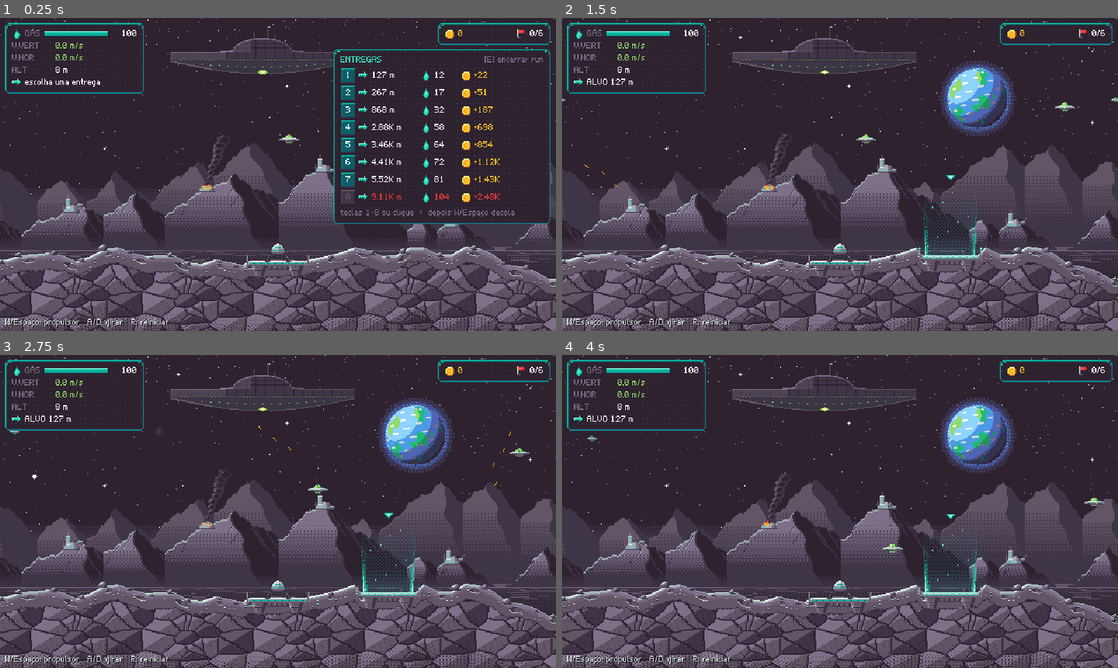
Above: before the commit, frames 1-4 (two rows, left to right).
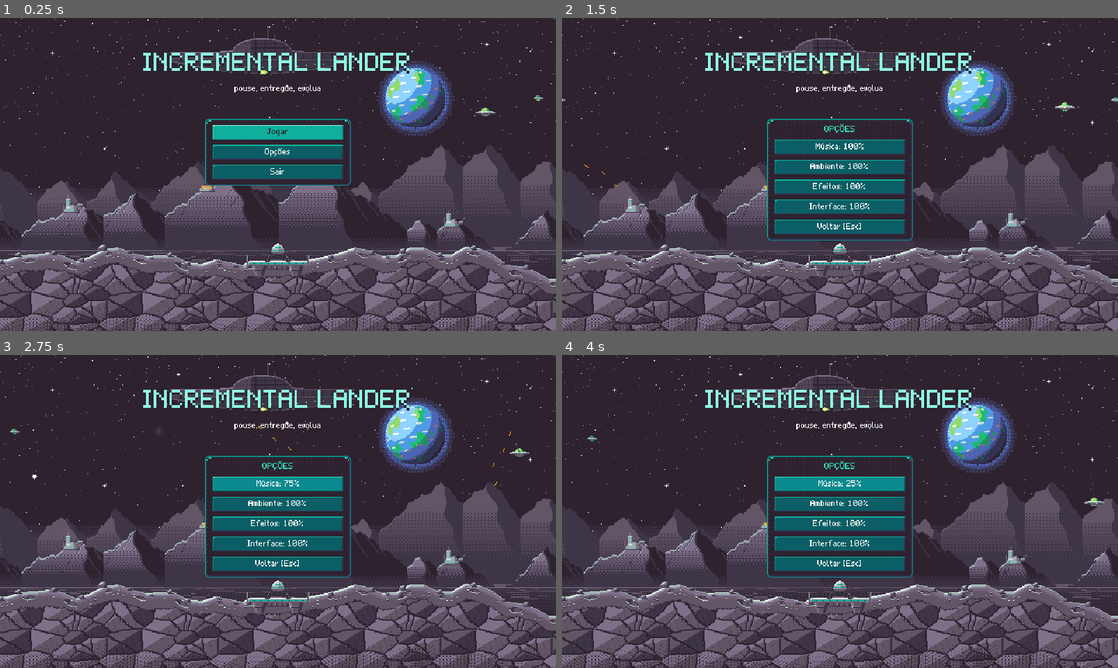
Above: after the commit, the same moments.

Repository: valdersonjr/incremental-lander
Game: Godot game, scene res://game/main.tscn
The game is run twice, just before and just after one commit, with the same random seed, the same clock (stepped at 60 frames per second) and the same inputs.
Inputs (mouse positions are in pixels of both pictures, inside the frame that each line leads up to):
- Up to frame 1 (0.25 s): no input
- Up to frame 2 (1.5 s): click (840, 152) at 0.5 s, where only the run after the commit has a clickable "Opções"; click (912, 74) at 1.25 s, where only the run before the commit has a clickable "1"
- Up to frame 3 (2.75 s): click (278, 483) at 2 s, where only the run after the commit has a clickable "Música: 100%"
- Up to frame 4 (4 s): click (840, 483) at 2.75 s, where only the run after the commit has a clickable "Música: 75%"; click (840, 483) at 3.5 s, where only the run after the commit has a clickable "Música: 50%"

The runs differ from the first frame. In frame 1, 14% of the frame differs, in the area x 0-99%, y 1-99%; in frame 2, 10%; in frame 3, 10%; in frame 4, 10%.

Commit message:
Menu inicial: título sobre a cena do mundo, Continuar/Novo jogo/Opções/Sair; voltar ao menu pelo hangar
Co-Authored-By: Claude Opus 5.5 <noreply@anthropic.com>
Claude-Session: https://claude.ai/code/session_01JhKCi9Us7j2H5LJGQ5fDNT

Diff:
--- a/game/hangar/hangar.gd
+++ b/game/hangar/hangar.gd
@@ -5,6 +5,8 @@
 extends PanelContainer
 
 signal launch_requested
+## Voltar ao menu inicial (opcoes).
+signal title_requested
 
 enum Tab { SHIP, WORLDS, PRESTIGE, OPTIONS }
 
@@ -444,6 +446,16 @@
 			refresh())
 		row.add_child(b)
 		_rows.add_child(row)
+	var menu_row := _table_row("options", "Voltar ao menu inicial (o progresso fica salvo)")
+	var mb := Button.new()
+	mb.custom_minimum_size = Vector2(COL_ACTION, 15)
+	mb.text = "Menu inicial"
+	mb.pressed.connect(func() -> void:
+		Sound.ui("click")
+		SaveManager.request_save()
+		title_requested.emit())
+	menu_row.add_child(mb)
+	_rows.add_child(menu_row)
 	var gap := Control.new()
 	gap.custom_minimum_size = Vector2(0, 10)
 	_rows.add_child(gap)
--- a/game/main.gd
+++ b/game/main.gd
@@ -9,6 +9,7 @@
 const SUMMARY_SCENE := preload("res://game/run/run_summary.tscn")
 const HANGAR_SCENE := preload("res://game/hangar/hangar.tscn")
 const ENDING_SCENE := preload("res://game/ending/ending.tscn")
+const TITLE_SCENE := preload("res://game/title/title_screen.tscn")
 
 var _args: Dictionary = {}
 var _demo := false
@@ -20,6 +21,7 @@
 var _summary: RunSummary = null
 var _hangar: Hangar = null
 var _ending: Ending = null
+var _title: TitleScreen = null
 var _run_start_ms := 0
 
 @onready var _world: Node2D = %World
@@ -42,19 +44,64 @@
 	_ending.visible = false
 	_ending.closed.connect(func() -> void: _hangar.open())
 	Events.goal_reached.connect(_on_goal_reached)
-	_start_run()
+	_hangar.title_requested.connect(_show_title)
+	_title = TITLE_SCENE.instantiate()
+	_gui.add_child(_title)
+	_title.visible = false
+	_title.play_requested.connect(_on_title_play)
+	_title.new_game_requested.connect(func() -> void:
+		SaveManager.new_game()
+		_start_run())
+	_title.quit_requested.connect(func() -> void:
+		SaveManager.save_game()
+		get_tree().quit())
+	# verificacao (demo/dev/--no_title) vai direto ao voo; o jogo normal abre no menu inicial
+	if _demo or _args.has("no_title") or _args.keys().any(func(k: String) -> bool: return k.begins_with("dev_") or k == "planet"):
+		_start_run()
+	else:
+		_show_title()
 
 
 func _unhandled_input(event: InputEvent) -> void:
-	if event.is_action_pressed(&"restart") and not _hangar.visible:
+	if event.is_action_pressed(&"restart") and not _hangar.visible and not _title.visible:
 		_start_run()
 
 
-func _start_run() -> void:
-	_hangar.visible = false
+## Menu inicial por cima da cena do mundo atual (nave parada na plataforma de partida, sem entrega).
+func _show_title() -> void:
+	_hangar.visible = false
+	_ending.visible = false
+	_clear_run()
+	_flight = FLIGHT_SCENE.instantiate()
+	_world.add_child(_flight)
+	_flight.start(GameState.current_planet, _run_seed, GameState.ship_stats(), false)
+	_gui.move_child(_title, -1)
+	_title.open()
+
+
+## Continuar: com progresso vai ao hangar (gastar o que ganhou); sem progresso, decola o primeiro run.
+func _on_title_play() -> void:
+	_title.visible = false
+	if TitleScreen.has_progress():
+		_hangar.open()
+	else:
+		_start_run()
+
+
+func _clear_run() -> void:
 	for n: Node in [_flight, _hud, _offers, _summary]:
 		if n != null:
 			n.queue_free()
+	_flight = null
+	_hud = null
+	_offers = null
+	_summary = null
+
+
+func _start_run() -> void:
+	_hangar.visible = false
+	_title.visible = false
+	_clear_run()
 	var stats := GameState.ship_stats()
 	_run = RunState.create(GameState.current_planet, stats, _run_seed)
 	_flight = FLIGHT_SCENE.instantiate()
@@ -68,6 +115,7 @@
 	_summary.visible = false
 	_gui.move_child(_hangar, -1)  # hangar sempre por cima
 	_gui.move_child(_ending, -1)
+	_gui.move_child(_title, -1)
 	var ui := UiKit.theme_for(GameState.current_planet)        # cor da interface acompanha o mundo
 	for c: Control in [_hud, _offers, _summary, _ending]:
 		c.theme = ui
--- /dev/null
+++ b/game/title/title_screen.gd
@@ -0,0 +1,116 @@
+## Menu inicial (tela de titulo): fica por cima da cena do mundo atual (nave parada na plataforma, fundo animado).
+## Continuar / Novo jogo (2 cliques se ha progresso) / Opcoes (volumes) / Sair. So emite sinais; a Main decide o fluxo.
+class_name TitleScreen
+extends Control
+
+## Jogar a partir do progresso salvo (ou comecar, se nao ha progresso).
+signal play_requested
+## Apagar o progresso e comecar do zero (ja confirmado).
+signal new_game_requested
+signal quit_requested
+
+const BUS_NAMES := {"Music": "Música", "Ambience": "Ambiente", "SFX": "Efeitos", "UI": "Interface"}
+
+var _confirm_new_game := false
+var _options_open := false
+
+@onready var _info: Label = %Info
+@onready var _menu: VBoxContainer = %Menu
+@onready var _options: VBoxContainer = %Options
+
+
+func _ready() -> void:
+	%Play.pressed.connect(func() -> void:
+		Sound.ui("click")
+		play_requested.emit())
+	%NewGame.pressed.connect(_on_new_game)
+	%OptionsButton.pressed.connect(func() -> void: _set_options(true))
+	%Quit.pressed.connect(func() -> void: quit_requested.emit())
+
+
+## Mostra o menu atualizado (texto de Continuar/Jogar e resumo do progresso salvo).
+func open() -> void:
+	theme = UiKit.theme_for(GameState.current_planet)
+	_confirm_new_game = false
+	visible = true
+	_set_options(false)
+
+
+static func has_progress() -> bool:
+	return GameState.runs_done > 0
+
+
+func _unhandled_input(event: InputEvent) -> void:
+	if not visible:
+		return
+	if event.is_action_pressed(&"ui_cancel"):
+		get_viewport().set_input_as_handled()
+		if _options_open:
+			_set_options(false)
+		elif _confirm_new_game:
+			_confirm_new_game = false
+			_refresh_menu()
+
+
+func _set_options(open_options: bool) -> void:
+	_options_open = open_options
+	_menu.visible = not open_options
+	_options.visible = open_options
+	if open_options:
+		Sound.ui("click")
+		_fill_options()
+	else:
+		_refresh_menu()
+		%Play.grab_focus()
+
+
+func _refresh_menu() -> void:
+	var progress := has_progress()
+	%Play.text = "Continuar" if progress else "Jogar"
+	%NewGame.visible = progress
+	_info.visible = progress
+	%NewGame.text = "CONFIRMA? (apaga tudo)" if _confirm_new_game else "Novo jogo"
+	_info.text = "" if not progress else "%s  -  %d runs  -  %s cr" % [_planet_name(GameState.current_planet),
+			GameState.runs_done, EconMath.fmt(GameState.amount("credits"))]
+
+
+func _on_new_game() -> void:
+	if _confirm_new_game:
+		_confirm_new_game = false
+		new_game_requested.emit()
+		return
+	Sound.ui("click")
+	_confirm_new_game = true
+	_refresh_menu()
+
+
+## Volumes por bus (clique: -25%; de 0% volta a 100%), como nas opcoes do hangar.
+func _fill_options() -> void:
+	for c in _options.get_children():
+		if c.name != &"OptionsTitle":
+			c.queue_free()
+	var first: Button = null
+	for bus: String in GameState.BUSES:
+		var b := Button.new()
+		b.text = "%s: %d%%" % [BUS_NAMES[bus], int(round(GameState.volume(bus) * 100.0))]
+		b.pressed.connect(func() -> void:
+			var v := GameState.volume(bus) - 0.25
+			GameState.set_volume(bus, 1.0 if v < -0.01 else v)
+			SaveManager.request_save()
+			Sound.ui("click")
+			b.text = "%s: %d%%" % [BUS_NAMES[bus], int(round(GameState.volume(bus) * 100.0))])
+		_options.add_child(b)
+		if first == null:
+			first = b
+	var back := Button.new()
+	back.text = "Voltar [Esc]"
+	back.pressed.connect(func() -> void: _set_options(false))
+	_options.add_child(back)
+	first.grab_focus()
+
+
+func _planet_name(id: String) -> String:
+	for p: Dictionary in EconMath.spec["planets"]:
+		if p["id"] == id:
+			return str(p["name"]).get_slice(" (", 0)   # "Docelândia (planeta dos doces)" -> "Docelândia"
+	return id
--- /dev/null
+++ b/game/title/title_screen.tscn
@@ -0,0 +1,100 @@
+[gd_scene format=3]
+
+[ext_resource type="Script" path="res://game/title/title_screen.gd" id="1_title"]
+
+[node name="TitleScreen" type="Control"]
+layout_mode = 3
+anchors_preset = 15
+anchor_right = 1.0
+anchor_bottom = 1.0
+grow_horizontal = 2
+grow_vertical = 2
+mouse_filter = 2
+script = ExtResource("1_title")
+
+[node name="Logo" type="VBoxContainer" parent="."]
+layout_mode = 0
+offset_left = 0.0
+offset_top = 34.0
+offset_right = 640.0
+offset_bottom = 100.0
+mouse_filter = 2
+theme_override_constants/separation = 2
+
+[node name="Name" type="Label" parent="Logo"]
+layout_mode = 2
+theme_type_variation = &"TitleLabel"
+theme_override_colors/font_shadow_color = Color(0.180392, 0.133333, 0.184314, 1)
+theme_override_constants/shadow_offset_x = 0
+theme_override_constants/shadow_offset_y = 3
+theme_override_font_sizes/font_size = 33
+text = "INCREMENTAL LANDER"
+horizontal_alignment = 1
+
+[node name="Tagline" type="Label" parent="Logo"]
+layout_mode = 2
+theme_type_variation = &"ValueLabel"
+theme_override_colors/font_shadow_color = Color(0.180392, 0.133333, 0.184314, 1)
+theme_override_constants/shadow_offset_x = 0
+theme_override_constants/shadow_offset_y = 1
+text = "pouse, entregue, evolua"
+horizontal_alignment = 1
+
+[node name="Panel" type="PanelContainer" parent="."]
+layout_mode = 1
+anchors_preset = 5
+anchor_left = 0.5
+anchor_right = 0.5
+offset_left = -84.0
+offset_top = 116.0
+offset_right = 84.0
+offset_bottom = 116.0
+grow_horizontal = 2
+
+[node name="VBox" type="VBoxContainer" parent="Panel"]
+layout_mode = 2
+theme_override_constants/separation = 4
+
+[node name="Menu" type="VBoxContainer" parent="Panel/VBox"]
+unique_name_in_owner = true
+layout_mode = 2
+theme_override_constants/separation = 4
+
+[node name="Play" type="Button" parent="Panel/VBox/Menu"]
+unique_name_in_owner = true
+layout_mode = 2
+theme_type_variation = &"PrimaryButton"
+text = "Jogar"
+
+[node name="Info" type="Label" parent="Panel/VBox/Menu"]
+unique_name_in_owner = true
+layout_mode = 2
+theme_type_variation = &"DimLabel"
+horizontal_alignment = 1
+
+[node name="NewGame" type="Button" parent="Panel/VBox/Menu"]
+unique_name_in_owner = true
+layout_mode = 2
+text = "Novo jogo"
+
+[node name="OptionsButton" type="Button" parent="Panel/VBox/Menu"]
+unique_name_in_owner = true
+layout_mode = 2
+text = "Opções"
+
+[node name="Quit" type="Button" parent="Panel/VBox/Menu"]
+unique_name_in_owner = true
+layout_mode = 2
+text = "Sair"
+
+[node name="Options" type="VBoxContainer" parent="Panel/VBox"]
+unique_name_in_owner = true
+visible = false
+layout_mode = 2
+theme_override_constants/separation = 4
+
+[node name="OptionsTitle" type="Label" parent="Panel/VBox/Options"]
+layout_mode = 2
+theme_type_variation = &"SectionLabel"
+text = "OPÇÕES"
+horizontal_alignment = 1
--- a/tests/integration/controls_test.gd
+++ b/tests/integration/controls_test.gd
@@ -1,6 +1,6 @@
 ## Teste de integracao dos CONTROLES como um jogador: abre o jogo normal (sem demo), injeta teclas reais
 ## (eventos de teclado como o SO manda) e verifica se a nave responde. Imprime CONTROLS_TEST OK ou FALHOU.
-## Cenarios: W antes de escolher (nao decola, aviso pisca) -> escolhe com CLIQUE do mouse -> W (decola) -> A (gira).
+## Cenarios: menu inicial (Enter em Jogar) -> W antes de escolher (nao decola, aviso pisca) -> escolhe com CLIQUE do mouse -> W (decola) -> A (gira).
 ## Com -- --numpad: escolhe com a tecla 1 do teclado numerico.
 extends Node
 
@@ -12,6 +12,7 @@
 var _log: Array[String] = []
 var _hint_ok := false
 var _sound_ok := false
+var _title_ok := false
 
 
 func _ready() -> void:
@@ -34,6 +35,20 @@
 
 func _physics_process(_delta: float) -> void:
 	_frames += 1
+	var title := _main.find_child("TitleScreen", true, false) as TitleScreen
+	if title != null and title.visible:                        # o jogo abre no menu inicial: Enter em "Jogar"
+		if _frames == 10:
+			_key(KEY_ENTER, true)
+		elif _frames == 12:
+			_key(KEY_ENTER, false)
+		elif _frames > 60:
+			_log.append("menu inicial: Enter nao iniciou o jogo")
+			_frames = 0
+		return
+	if not _title_ok:
+		_title_ok = true
+		_log.append("menu inicial: Enter em Jogar iniciou o run")
+		_frames = 0
 	var l := _lander()
 	if l == null:
 		return
@@ -82,7 +97,7 @@
 				var flying := l.state == Lander.State.FLYING
 				var rotated := l.rotation < -0.1
 				print("CONTROLS_LOG ", " | ".join(_log))
-				var ok := flying and rotated and _hint_ok and _sound_ok
-				print("CONTROLS_TEST ", "OK" if ok else "FALHOU (aviso=%s decolou=%s girou=%s som=%s)" % [_hint_ok, flying,
-						rotated, _sound_ok])
+				var ok := _title_ok and flying and rotated and _hint_ok and _sound_ok
+				print("CONTROLS_TEST ", "OK" if ok else "FALHOU (menu=%s aviso=%s decolou=%s girou=%s som=%s)" % [_title_ok,
+						_hint_ok, flying, rotated, _sound_ok])
 				get_tree().quit()
--- /dev/null
+++ b/tests/visual/title_preview.gd
@@ -0,0 +1,29 @@
+## Previa do menu inicial. gdtool.py capture res://tests/visual/title_preview.tscn [-- --progress --options --confirm --planet=id]
+## --progress: com jogo salvo (Continuar + Novo jogo + resumo). --options: volumes. --confirm: novo jogo pedindo confirmacao.
+extends Node
+
+const FLIGHT_SCENE := preload("res://game/flight/flight.tscn")
+const TITLE_SCENE := preload("res://game/title/title_screen.tscn")
+
+
+func _ready() -> void:
+	WorldConfig.register_input()
+	var args := OS.get_cmdline_user_args()
+	for a in args:
+		if a.begins_with("--planet="):
+			GameState.current_planet = a.get_slice("=", 1)
+	if "--progress" in args:
+		GameState.runs_done = 37
+		GameState.resources["credits"] = 4.2e6
+	var flight: Flight = FLIGHT_SCENE.instantiate()
+	add_child(flight)
+	flight.start(GameState.current_planet, 7, GameState.ship_stats(), false)
+	var layer := CanvasLayer.new()
+	add_child(layer)
+	var t: TitleScreen = TITLE_SCENE.instantiate()
+	layer.add_child(t)
+	t.open()
+	if "--confirm" in args:
+		t._on_new_game()
+	if "--options" in args:
+		t._set_options(true)
--- /dev/null
+++ b/tests/visual/title_preview.tscn
@@ -0,0 +1,6 @@
+[gd_scene format=3]
+
+[ext_resource type="Script" path="res://tests/visual/title_preview.gd" id="1_prev"]
+
+[node name="TitlePreview" type="Node"]
+script = ExtResource("1_prev")
Not shown, added: game/title/title_screen.gd.uid
Not shown, added: tests/visual/title_preview.gd.uid
Not shown, changed: docs/ARCHITECTURE.md
Not shown, changed: docs/DECISIONS.md
Not shown, changed: docs/GDD.md
Not shown, changed: docs/HANDOFF.md
Not shown, changed: docs/ROADMAP.md
